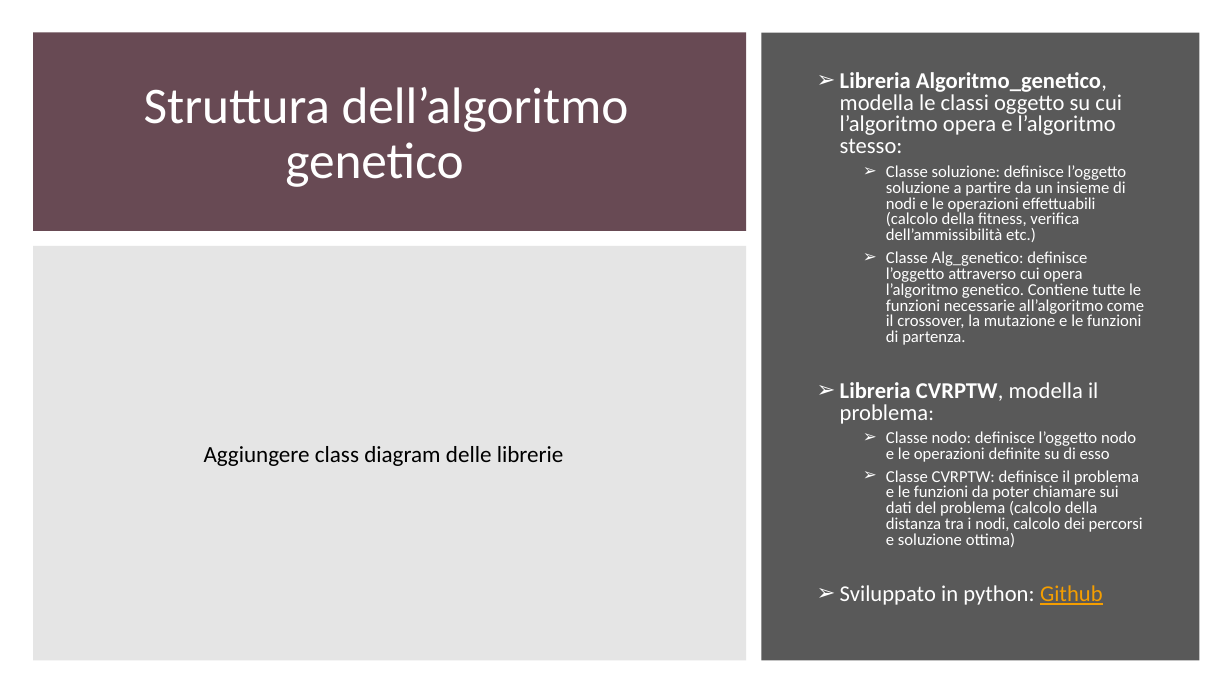
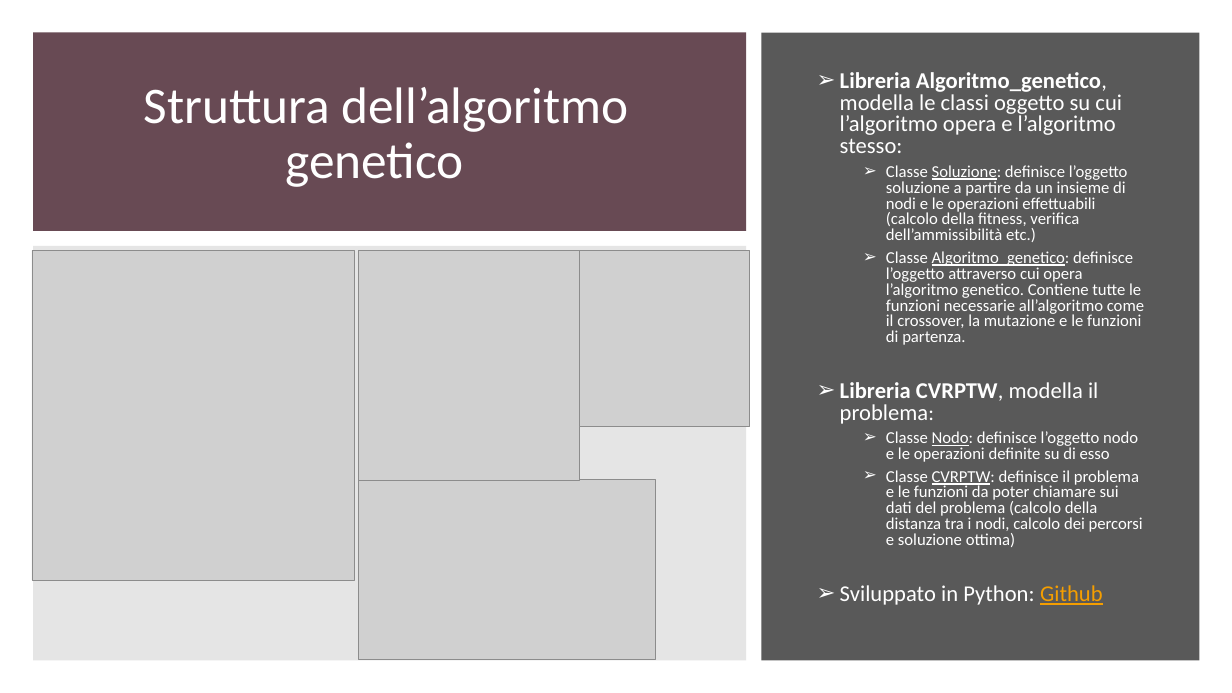
Before and after one commit to gdr-98/Greedy-heuristics-and-genetic-algorithm-for-a-CVRPTW-problem-resolution-, a slide deck: slide 16 of Power_point_nik.pptx (slide 22 before the commit). Drawn at 1232x693 pixels with LibreOffice and Linux fonts; fonts in the diff are those of the drawing; grey boxes stand for pictures. Boxes give left, top, right and bottom in pixels: in the first picture for what was removed or moved away, otherwise in the second. Text is boxed around its words. In the diff, an @@ line names an element or a change of style, - is before the commit and + after.

```diff
--- a/Power_point_nik.pptx
+++ b/Power_point_nik.pptx
@@ text at box(886, 165, 1144, 345): text changed @@
-  ➢ Classe soluzione: definisce l’oggetto soluzione a partire da un insieme di nodi e le operazioni effettuabili (calcolo della fitness, verifica dell’ammissibilità etc.)
-  ➢ Classe Alg_genetico: definisce l’oggetto attraverso cui opera l’algoritmo genetico. Contiene tutte le funzioni necessarie all’algoritmo come il crossover, la mutazione e le funzioni di partenza.
+  ➢ Classe Soluzione: definisce l’oggetto soluzione a partire da un insieme di nodi e le operazioni effettuabili (calcolo della fitness, verifica dell’ammissibilità etc.)
+  ➢ Classe Algoritmo_genetico: definisce l’oggetto attraverso cui opera l’algoritmo genetico. Contiene tutte le funzioni necessarie all’algoritmo come il crossover, la mutazione e le funzioni di partenza.
@@ picture added at box(32, 250, 355, 580) @@
@@ picture added at box(359, 250, 579, 481) @@
@@ picture added at box(579, 250, 750, 427) @@
@@ text removed at box(204, 446, 564, 466) @@
-Aggiungere class diagram delle librerie
@@ text at box(886, 431, 1138, 462): text changed @@
-  ➢ Classe nodo: definisce l’oggetto nodo e le operazioni definite su di esso
+  ➢ Classe Nodo: definisce l’oggetto nodo e le operazioni definite su di esso
@@ picture added at box(359, 479, 655, 659) @@
@@ text at box(886, 470, 1143, 547): underline on in "CVRPTW:" @@
@@ text at box(840, 585, 1103, 605): text changed @@
-➢ Sviluppato in python: Github
+➢ Sviluppato in Python: Github
```
Also in this commit, not shown: 14 other slides changed, 4 slides added, 9 slides removed.
